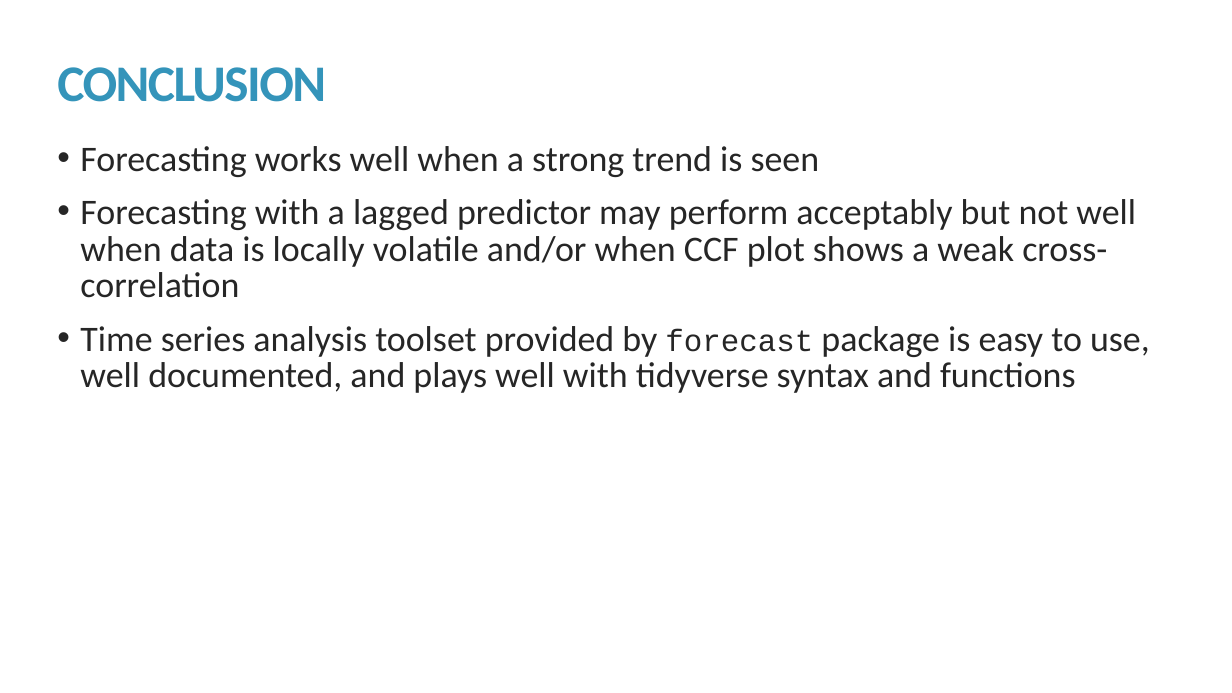
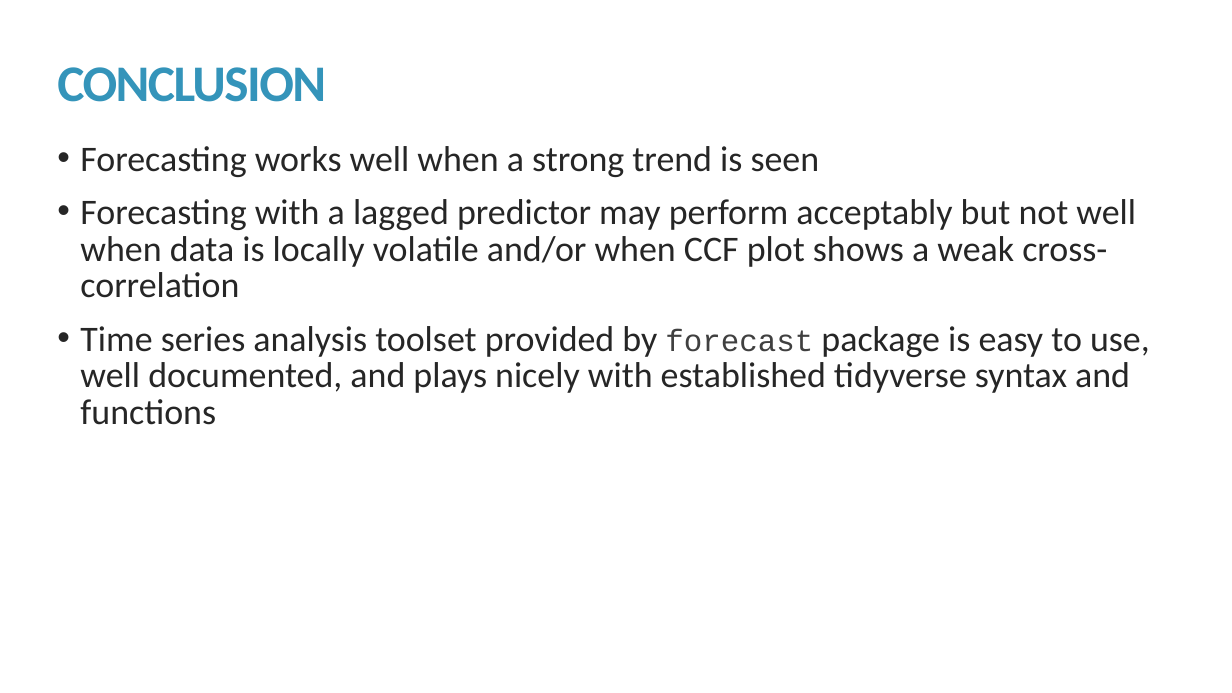
Before and after one commit to kmprioliPROF/MAT_8444_Final_Project, a slide deck: slide 18 of Prioli_Final_Proj.pptx. Drawn at 1232x693 pixels with LibreOffice and Linux fonts; fonts in the diff are those of the drawing. Boxes give left, top, right and bottom in pixels: in the first picture for what was removed or moved away, otherwise in the second. Text is boxed around its words. In the diff, an @@ line names an element or a change of style, - is before the commit and + after.

```diff
--- a/Prioli_Final_Proj.pptx
+++ b/Prioli_Final_Proj.pptx
@@ text at (x1=80, y1=326, x2=1150, y2=425): text changed @@
-• Time series analysis toolset provided by forecast package is easy to use, well documented, and plays well with tidyverse syntax and functions
+• Time series analysis toolset provided by forecast package is easy to use, well documented, and plays nicely with established tidyverse syntax and functions
```
Also in this commit, not shown: 5 other slides changed, 2 other files.
